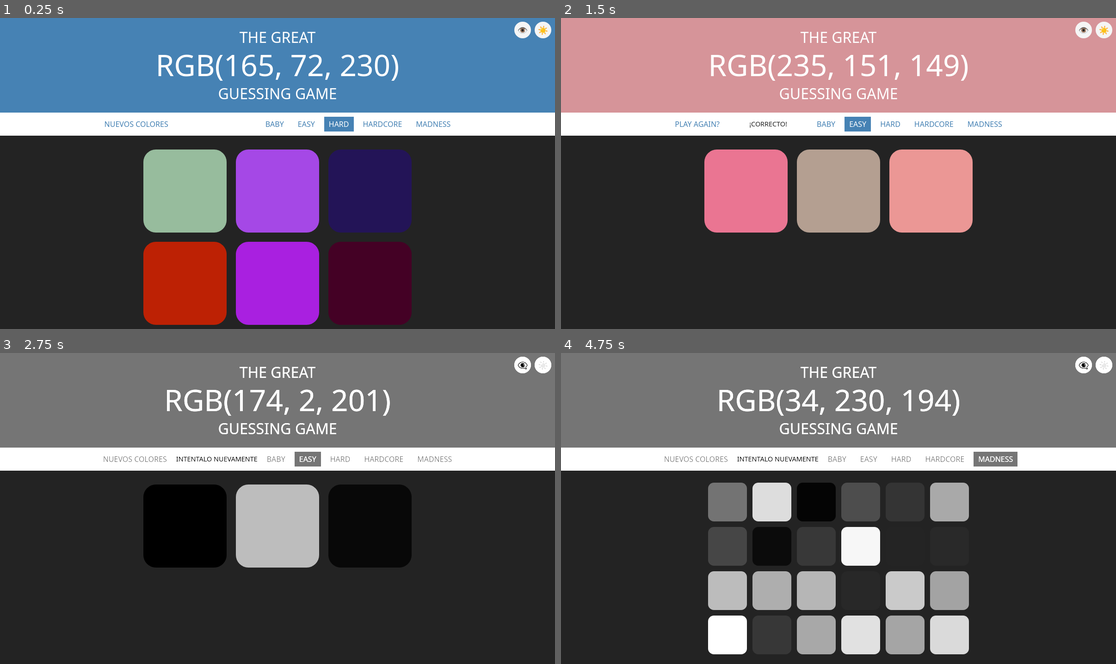
Above: before the commit, frames 1-4 (two rows, left to right).
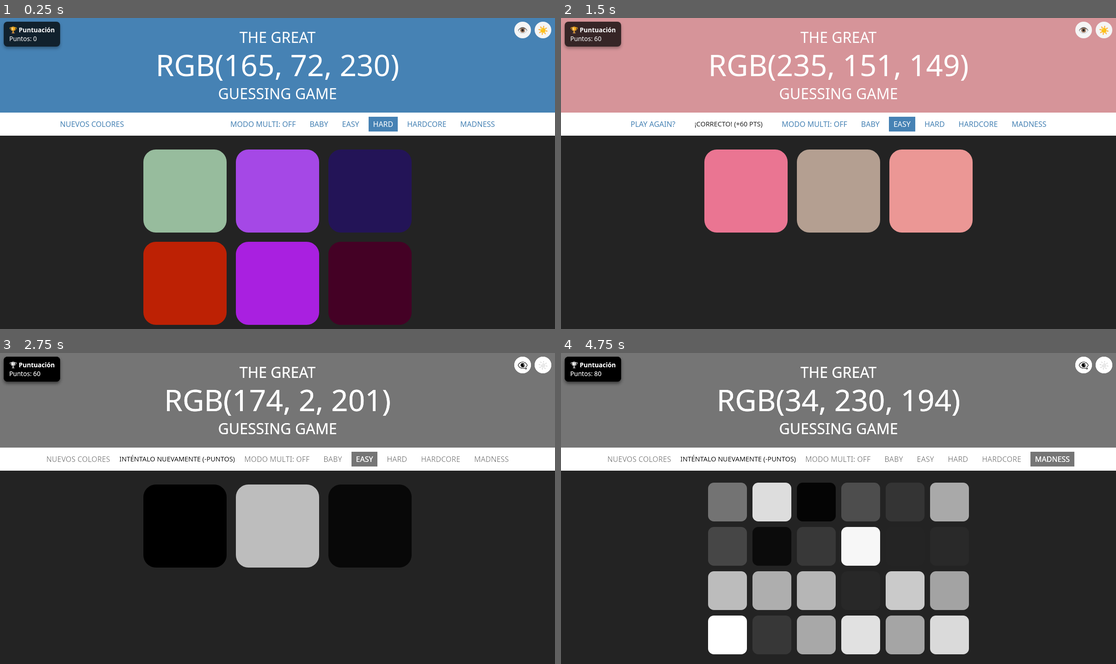
Above: after the commit, the same moments.

Repository: AFPX64/Color-Game
Game: browser game, page index.html
Same seed, same stepped clock (60 frames per second), same inputs: the game is played once before the commit and once after it.
Inputs (mouse positions are in pixels of both pictures, inside the frame that each line leads up to):
- Up to frame 1 (0.25 s): no input
- Up to frame 2 (1.5 s): click "EASY" at 0.27 s; click (932, 192) at 1.27 s
- Up to frame 3 (2.75 s): click "PLAY AGAIN?" at 1.77 s; click "EASY" at 1.87 s; click (183, 527) at 2.02 s; click "👁️" at 2.47 s
- Up to frame 4 (4.75 s): click "BABY" at 3.07 s; click (794, 527) at 3.67 s; click "MADNESS" at 4.27 s; click (816, 502) at 4.52 s

The runs differ from the first frame. In frame 1, 1.8% of the frame differs, in the area x 0-90%, y 1-37%; in frame 2, 1.9%; in frame 3, 1.8%; in frame 4, 2.0%, in the area x 0-93%, y 1-37%.

Commit message:
Implement multiplayer scoreboard and game logic
Added a scoreboard for multiplayer mode and adjusted styles. Updated game logic to handle multiplayer scoring and turn indication.

Diff:
--- a/index.html
+++ b/index.html
@@ -123,10 +123,31 @@
     transform: scale(1.1);
   }
 
+  /* Marcador General (Esquina superior izquierda) */
+  #scoreboard {
+    position: fixed;
+    top: 8px;
+    left: 8px;
+    z-index: 10;
+    background-color: rgba(0, 0, 0, 0.75);
+    color: white;
+    padding: 8px 12px;
+    border-radius: 8px;
+    font-size: 0.85rem;
+    line-height: 1.4;
+    box-shadow: 0 4px 6px rgba(0,0,0,0.3);
+  }
+
+  body.light #scoreboard {
+    background-color: rgba(255, 255, 255, 0.9);
+    color: #232323;
+    border: 1px solid #d6d6d6;
+  }
+
   /* Mensaje con ancho mínimo estático */
   #message {
     display: inline-block;
-    min-width: 170px;
+    min-width: 190px;
     text-align: center;
     color: #232323;
     text-transform: uppercase;
@@ -152,6 +173,13 @@
 </head>
 <body>
 
+<div id="scoreboard">
+  <div id="sbTitle">🏆 <b>Puntuación</b></div>
+  <div id="turnIndicator" style="display: none;">Turno: Jugador 1</div>
+  <div id="p1Container">Puntos: <span id="p1Score">0</span></div>
+  <div id="p2Container" style="display: none;">Jugador 2: <span id="p2Score">0</span> pts</div>
+</div>
+
 <button id="colorblindToggle" aria-label="Activar modo daltónico">👁️</button>
 <button id="themeToggle" aria-label="Cambiar tema">☀️</button>
 
@@ -164,6 +192,7 @@
 <div id="stripe">
   <button id="reset">Nuevos Colores</button>
   <span id="message"></span>
+  <button id="multiplayerToggle">Modo Multi: OFF</button>
   <button class="mode">Baby</button>
   <button class="mode">Easy</button>
   <button class="mode selected">Hard</button>
@@ -182,10 +211,17 @@
 </div>
 
 <script>
-  // Variables
+  // Variables de juego
   let numSquares = 6;
   let colors;
   let pickedColor;
+
+  // Variables Multijugador y Puntuación
+  let isMultiplayer = false;
+  let currentPlayer = 1; // 1 o 2
+  let p1Score = 0;
+  let p2Score = 0;
+  let currentMistakes = 0; // Errores cometidos en la ronda actual
 
   // Selectores
   const squares = document.querySelectorAll(".square");
@@ -196,10 +232,18 @@
   const modeButtons = document.querySelectorAll(".mode");
   const themeButton = document.getElementById("themeToggle");
   const colorblindButton = document.getElementById("colorblindToggle");
+  const multiplayerToggle = document.getElementById("multiplayerToggle");
+  const sbTitle = document.getElementById("sbTitle");
+  const turnIndicator = document.getElementById("turnIndicator");
+  const p1Container = document.getElementById("p1Container");
+  const p2Container = document.getElementById("p2Container");
+  const p1ScoreSpan = document.getElementById("p1Score");
+  const p2ScoreSpan = document.getElementById("p2Score");
 
   resetButton.addEventListener("click", reset);
   themeButton.addEventListener("click", toggleTheme);
   colorblindButton.addEventListener("click", toggleColorblind);
+  multiplayerToggle.addEventListener("click", toggleMultiplayer);
 
   // Cuando carga la página
   function init() {
@@ -208,21 +252,42 @@
     reset();
   }
 
-  // Cambia entre tema oscuro y claro
+  // Cambiar entre tema oscuro y claro
   function toggleTheme() {
     document.body.classList.toggle("light");
     const isLight = document.body.classList.contains("light");
     themeButton.textContent = isLight ? "🌙" : "☀️";
   }
 
-  // Activa o desactiva el modo daltónico
+  // Activar o desactiva modo daltónico
   function toggleColorblind() {
     document.body.classList.toggle("colorblind");
     const isColorblind = document.body.classList.contains("colorblind");
     colorblindButton.textContent = isColorblind ? "👁️‍🗨️" : "👁️";
   }
 
-  // Botones de Modo de Juego (Baby, Easy, Hard, Hardcore, Madness)
+  // Activar o desactivar Multijugador
+  function toggleMultiplayer() {
+    isMultiplayer = !isMultiplayer;
+    if (isMultiplayer) {
+      multiplayerToggle.textContent = "Modo Multi: ON";
+      multiplayerToggle.classList.add("selected");
+      sbTitle.innerHTML = "👥 <b>Multijugador</b>";
+      turnIndicator.style.display = "block";
+      p1Container.innerHTML = "Jugador 1: <span id='p1Score'>" + p1Score + "</span> pts";
+      p2Container.style.display = "block";
+    } else {
+      multiplayerToggle.textContent = "Modo Multi: OFF";
+      multiplayerToggle.classList.remove("selected");
+      sbTitle.innerHTML = "🏆 <b>Puntuación</b>";
+      turnIndicator.style.display = "none";
+      p1Container.innerHTML = "Puntos: <span id='p1Score'>" + p1Score + "</span>";
+      p2Container.style.display = "none";
+    }
+    reset();
+  }
+
+  // Botones de Modo de Juego
   function setupModeButtons() {
     for (let i = 0; i < modeButtons.length; i++) {
       modeButtons[i].addEventListener("click", function () {
@@ -247,15 +312,56 @@
   function setupSquares() {
     for (let i = 0; i < squares.length; i++) {
       squares[i].addEventListener("click", function () {
+        // Si el cuadrado ya fue presionado (inactivo), ignorar
+        if (this.style.backgroundColor === "var(--bg)" || this.style.display === "none") return;
+
         const clickedColor = this.style.backgroundColor;
+
         if (clickedColor === pickedColor) {
-          message.textContent = "¡Correcto!";
+          // ¡Acertó! Calcular puntos basados en la dificultad y restar penalización por errores
+          let baseMultiplier = 1;
+          if (numSquares === 3) baseMultiplier = 2;     // Easy
+          if (numSquares === 6) baseMultiplier = 4;     // Hard
+          if (numSquares === 12) baseMultiplier = 8;    // Hardcore
+          if (numSquares === 24) baseMultiplier = 16;   // Madness
+
+          let maxPoints = numSquares * 10 * baseMultiplier;
+          let penaltyPerMistake = 10 * baseMultiplier;
+          // Garantiza al menos 1 punto
+          let earnedPoints = Math.max(1, maxPoints - (currentMistakes * penaltyPerMistake));
+
+          if (isMultiplayer) {
+            if (currentPlayer === 1) {
+              p1Score += earnedPoints;
+              document.getElementById("p1Score").textContent = p1Score;
+              message.textContent = `¡Jugador 1 gana +${earnedPoints} pts!`;
+            } else {
+              p2Score += earnedPoints;
+              p2ScoreSpan.textContent = p2Score;
+              message.textContent = `¡Jugador 2 gana +${earnedPoints} pts!`;
+            }
+          } else {
+            p1Score += earnedPoints;
+            document.getElementById("p1Score").textContent = p1Score;
+            message.textContent = `¡Correcto! (+${earnedPoints} pts)`;
+          }
+
           resetButton.textContent = "Play Again?";
           h1.style.backgroundColor = pickedColor;
           changeColors(pickedColor);
+
         } else {
+          // Falló: oculta el bloque incorrecto y aumenta el contador de errores
           this.style.backgroundColor = "var(--bg)";
-          message.textContent = "Intentalo nuevamente";
+          currentMistakes++;
+
+          if (isMultiplayer) {
+            currentPlayer = currentPlayer === 1 ? 2 : 1;
+            turnIndicator.textContent = `Turno: Jugador ${currentPlayer}`;
+            message.textContent = `¡Falló! Turno de J${currentPlayer}`;
+          } else {
+            message.textContent = "Inténtalo nuevamente (-puntos)";
+          }
         }
       });
     }
@@ -269,13 +375,18 @@
     resetButton.textContent = "Nuevos Colores";
     message.textContent = "";
     h1.style.backgroundColor = "";
+    currentMistakes = 0; // Reiniciar errores de la ronda actual
+
+    if (isMultiplayer) {
+      turnIndicator.textContent = `Turno: Jugador ${currentPlayer}`;
+    }
 
     for (let i = 0; i < squares.length; i++) {
       if (colors[i]) {
         squares[i].style.display = "block";
         squares[i].style.backgroundColor = colors[i];
 
-        // Escalado dinámico según el modo para que quepan en pantalla
+        // Escalado dinámico según el modo
         if (numSquares === 2 || numSquares === 3 || numSquares === 6) {
           squares[i].style.width = "30%";
           squares[i].style.margin = "1.66%";
